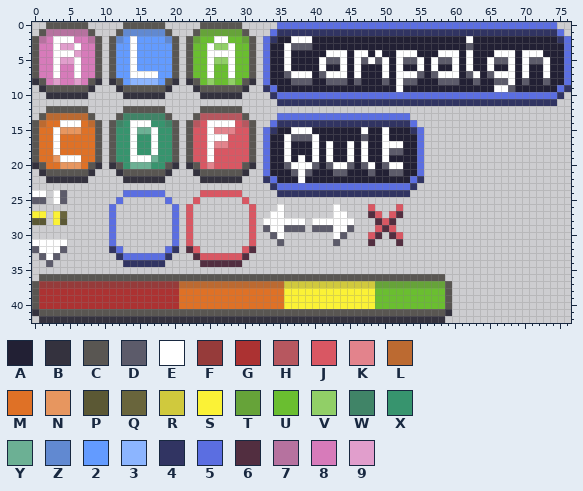
Edited in one commit: sprite sheet (assets/tiles.png). Above, as it was before the edit.
The file is 77x43 pixels.
Palette (. is transparent): A #222034  B #34323e  C #595652  D #5c5b6a  E #ffffff  F #963b3a  G #ac3232  H #b7575f  J #d95763  K #e3838c  L #bc6a31  M #df7126  N #e7965f  P #5b5834  Q #69653c  R #d0c93d  S #fbf236  T #66a339  U #6abe30  V #91cf67  W #408467  X #37946e  Y #6cb094  Z #6189d1  2 #639bff  3 #8cb5ff  4 #313462  5 #5b6ee1  6 #522e40  7 #b6729f  8 #d77bba  9 #e19ecc
Pixels before (only the part around the change), first column x 46:
 1 444444444444444444444444444445.
 2 AAAAAAAAAAAAAAAAEAAAAAAAAAAAA45
 3 AAAAAAAAAAAAAAAADAAAAAAAAAAAAA5
 4 EEAEAAEEEAAAEEEAEAAAEEEAEEEAAA5
 5 EDEDEAEDDEAEDDEAEAAEDDEAEDDEAA5
 6 EAAAEAEAAEAEAAEAEAAEAAEAEAAEAA5
 7 EAAAEAEEEDADEEEADEADEEEAEAAEAA5
 8 DAAADAEDDAAADDDAADAADDEADAADAA5
 9 AAAAAAEAAAAAAAAAAAAAEEDAAAAAA54
10 555555555555555555555555555554.
11 44444444444444444444444444444..
12 ...............................
13 55555555.......................
14 444444445......................
15 AEAAEAAA45.....................
16 ADAAEAAAA5.....................
17 AEAAEEEAA5.....................
18 AEAAEDDAA5.....................
19 AEAAEAAAA5.....................
20 ADEADEEAA5.....................
21 AADAADDAA5.....................
22 AAAAAAAA54.....................
23 555555554......................
24 44444444.......................
25 ...............................
26 ..J...J........................
27 ..6J.J6........................
28 ...6J6.........................
After:
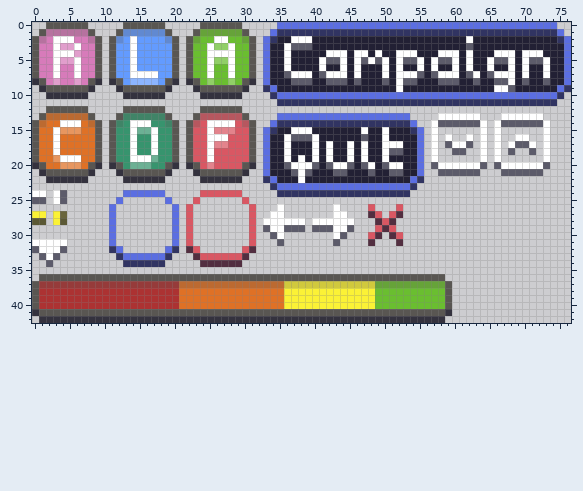
Change:
Changed rows in their new state; - is an unchanged pixel.
first column x 57:
13 -EEEEEE---EEEEEE-
14 EDDDDDDE-EDDDDDDE
15 E------E-E------E
16 E-E--E-E-E--EE--E
17 E-DEED-E-E-EDDE-E
18 E--DD--E-E-D--D-E
19 E------E-E------E
20 DEEEEEED-DEEEEEED
21 -DDDDDD---DDDDDD-
Boxes around the changes in both pictures, in picture pixels (x1, y1, x2, y2):
added: (431, 113, 550, 176)
